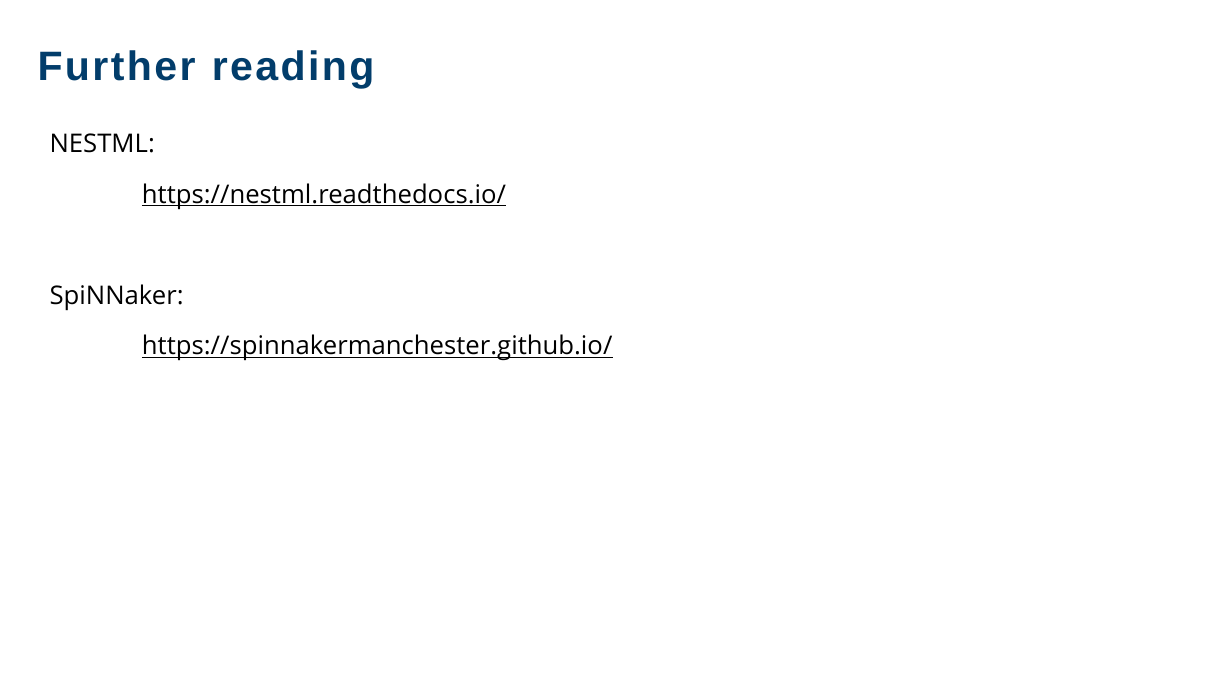
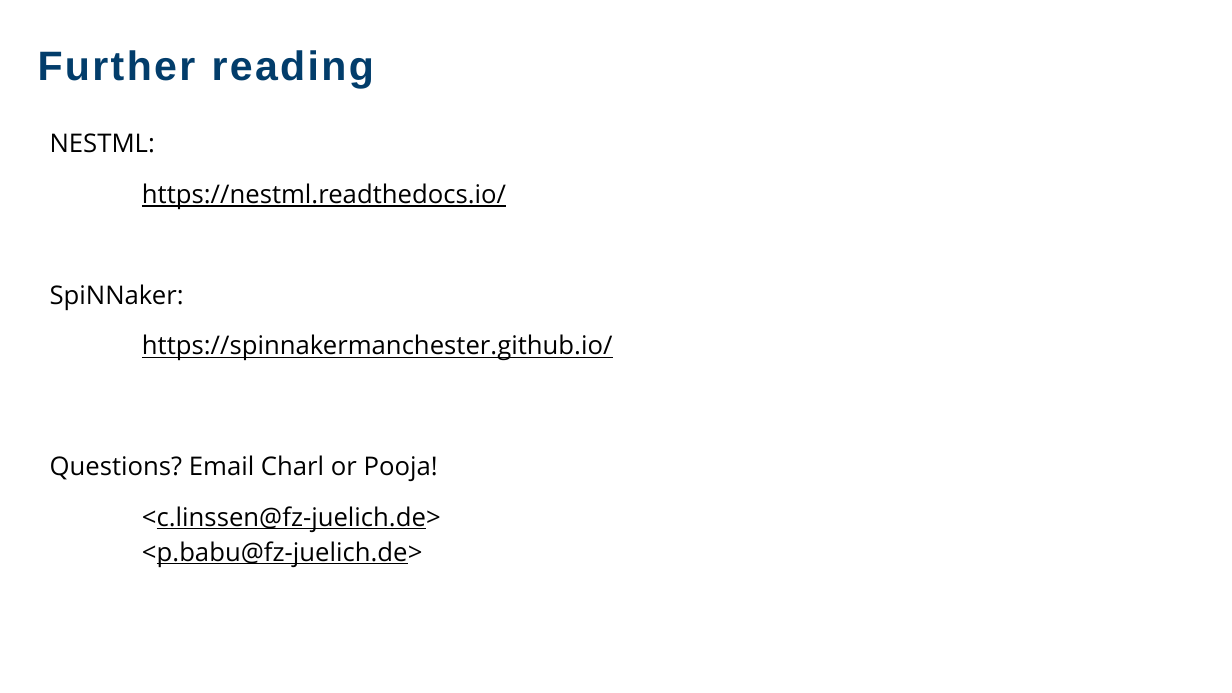
Before and after one commit to clinssen/ebrains-nestml-spinnaker, a slide deck: slide 12 of spinnaker-ebrains-at-NEST-Conference-2026.pptx. Drawn at 1232x693 pixels with LibreOffice and Linux fonts; fonts in the diff are those of the drawing; background and template pictures are left out. Boxes give left, top, right and bottom in pixels: in the first picture for what was removed or moved away, otherwise in the second. Text is boxed around its words. In the diff, an @@ line names an element or a change of style, - is before the commit and + after.

```diff
--- a/spinnaker-ebrains-at-NEST-Conference-2026.pptx
+++ b/spinnaker-ebrains-at-NEST-Conference-2026.pptx
@@ text at box(50, 455, 441, 568): paragraphs added @@
+Questions? Email Charl or Pooja!
+<c.linssen@fz-juelich.de>
+<p.babu@fz-juelich.de>
```
Also in this commit, not shown: 5 other slides changed, 1 other file.
